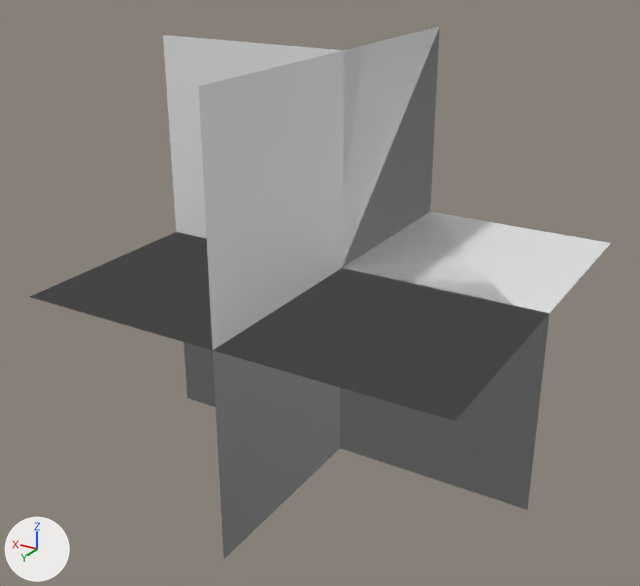
One commit to the Blender file WFCScripting.blend: the scene before it, then after it.
Rendered twice from a camera (50 mm lens) standing at (-1.92, 3.4, 1.54) and looking at (0.06, 0.09, -0.11). Lighting does not change. The marker at lower left points along +X, +Y and +Z.

The first picture shows 'Flat wall', 'Floor edge', 'Inwards ceiling corner', 'Inwards floor corner', 'Outwards corner'.
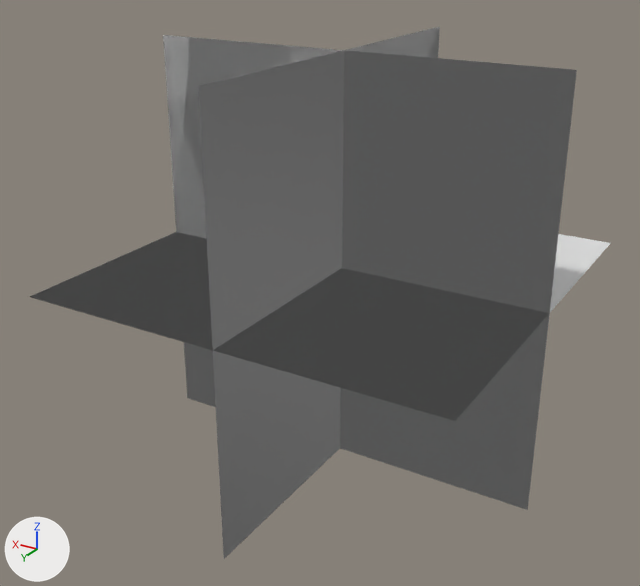
What changed in the scene script:
```text
Change me_cube_002:
    where me_cube_002.from_pydata(...)  # 4 vertices, 1 face; spans x 0.0, y -1.0..1.0, z -1.0..1.0
    used by ob_flat_wall; location = (0.0, 0.0, 0.0)
    verts and faces of me_cube_002; kept vertices keep their numbers, new ones are numbered from 4
    before: 0 (0.0, 1.0, -1.0) at pixel (223, 559), 1 (0.0, 1.0, 1.0) at pixel (198, 86), 2 (0.0, -1.0, -1.0), 3 (0.0, -1.0, 1.0) at pixel (439, 26)
    me_cube_002 part 1
    add delete_faces([(0, 2, 3, 1)])
    add verts[4] = (0.0, 0.0, 1.0)  # pixel (344, 50)
    add verts[5] = (0.0, 0.0, -1.0)  # pixel (339, 448)
    add verts[6] = (0.0, -1.0, 0.0)
    add verts[7] = (0.0, 1.0, 0.0)  # pixel (212, 350)
    add verts[8] = (0.0, 0.0, 0.0)  # pixel (341, 267)
    add faces += [(1, 7, 8, 4), (0, 5, 8, 7), (2, 6, 8, 5), (3, 4, 8, 6)]
Add me_cube_020:
    me_cube_020.from_pydata([(-1.0, 0.0, 0.0), (-1.0, 0.0, 1.0), (0.0, 0.0, 0.0), (0.0, 1.0, 0.0), (0.0, 0.0, 1.0), (0.0, 1.0, 1.0), (-1.0, 1.0, 0.0)], [], [(0, 1, 4, 2), (2, 4, 5, 3), (6, 0, 2, 3)])
Add me_cube_007:
    me_cube_007.from_pydata([(-1.0, 0.0, 1.0), (-1.0, 0.0, 0.0), (-1.0, 1.0, 0.0), (1.0, 0.0, 1.0), (1.0, 0.0, 0.0), (1.0, 1.0, 0.0), (0.0, 1.0, 0.0), (0.0, 0.0, 1.0), (0.0, 0.0, 0.0)], [], [(7, 8, 1, 0), (6, 2, 1, 8), (5, 6, 8, 4), (3, 4, 8, 7)])
Add ob_wall_inwards_corner_to_floor:
    ob_wall_inwards_corner_to_floor = bpy.data.objects.new('Wall inwards corner to floor', me_cube_020)
    ob_wall_inwards_corner_to_floor.location = (0.0, 0.0, 0.0)
Add ob_wall_to_floor:
    ob_wall_to_floor = bpy.data.objects.new('Wall to floor', me_cube_007)
    ob_wall_to_floor.location = (0.0, 0.0, 0.0)
```

Where the change shows, as pixel boxes [x1, y1, x2, y2] in the pictures (640 x 586 px):
'Wall inwards corner to floor', added: after [199, 50, 549, 350]
'Flat wall', reshaped: before [199, 29, 439, 559]; after [347, 27, 440, 58]
'Wall to floor', added: after [32, 35, 577, 350]
'Inwards ceiling corner', unchanged, covered by the edit: before [31, 27, 611, 419]; after [30, 27, 611, 419]
'Outwards corner', unchanged, covered by the edit: before [213, 313, 550, 557]; after [224, 375, 341, 559]
'Floor edge', unchanged, uncovered by the edit: before [184, 342, 216, 407]; after [184, 313, 550, 510]
'Wall outwards corner', unchanged, uncovered by the edit: after [213, 351, 405, 558]
